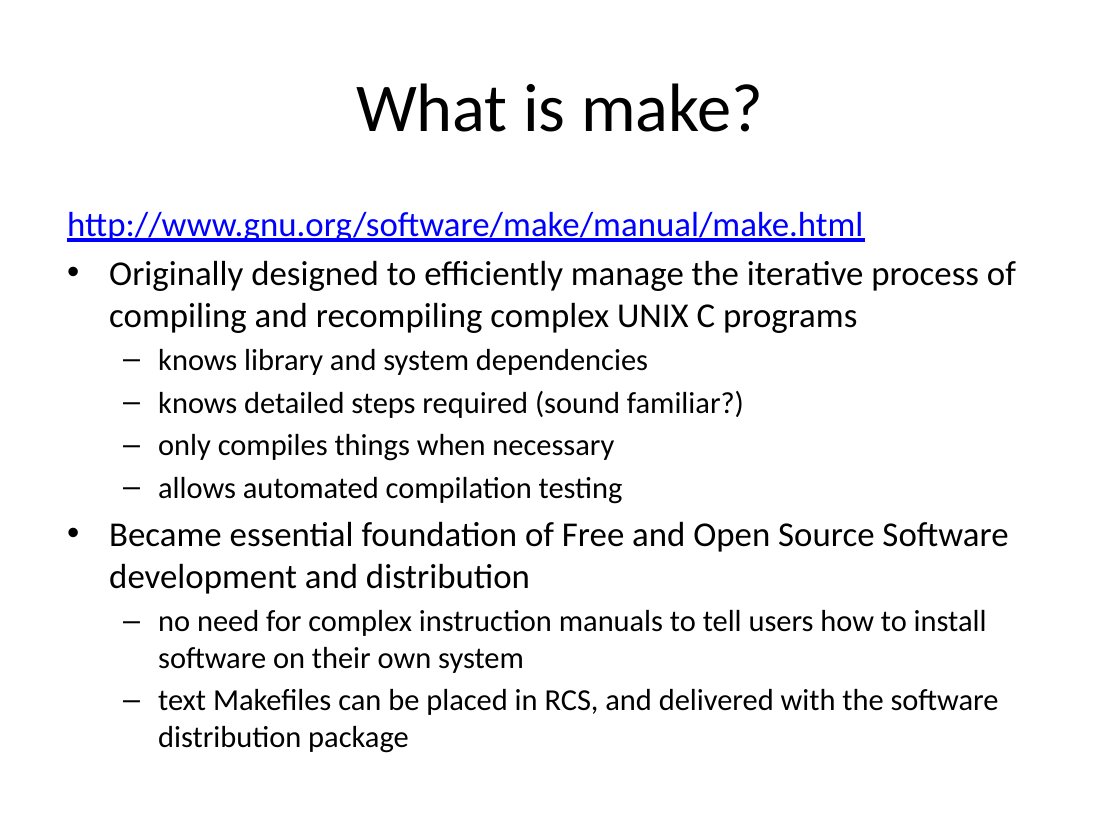
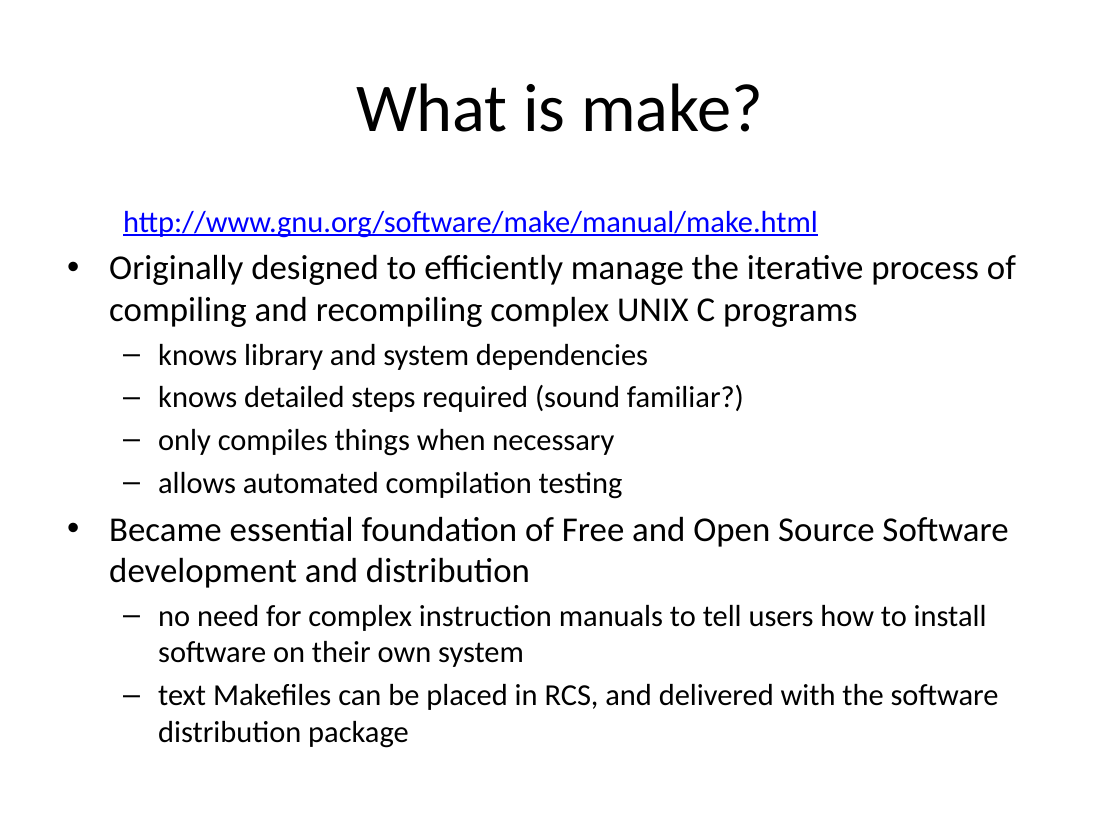
Before and after one commit to rvosa/ngs-workflows, a slide deck: slide 2 of doc/slides/day3/session2/Make.pptx. Drawn at 1120x840 pixels with LibreOffice and Linux fonts; fonts in the diff are those of the drawing. Boxes give left, top, right and bottom in pixels: in the first picture for what was removed or moved away, otherwise in the second. Text is boxed around its words. In the diff, an @@ line names an element or a change of style, - is before the commit and + after.

```diff
--- a/doc/slides/day3/session2/Make.pptx
+++ b/doc/slides/day3/session2/Make.pptx
@@ text at (123, 211, 818, 238): size 22.4 to 19.6 pt in "http://www.gnu.org/software/make/manual/make.html"; list level 1 to 2 in "http://www.gnu.org/software/make/manual/make.html" @@
```
Also in this commit, not shown: 4 other slides changed, 1 slide added, 2 other files.
